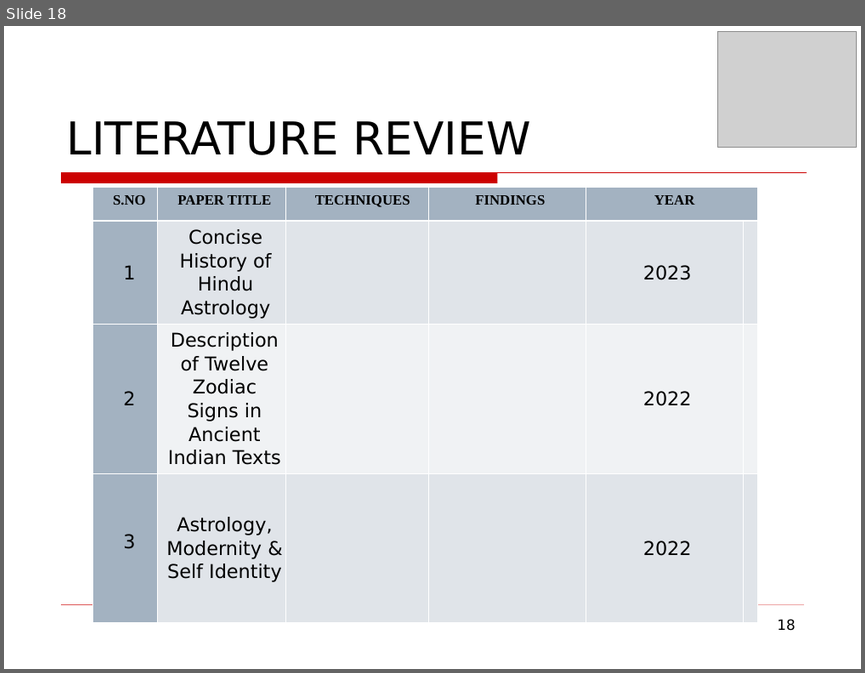
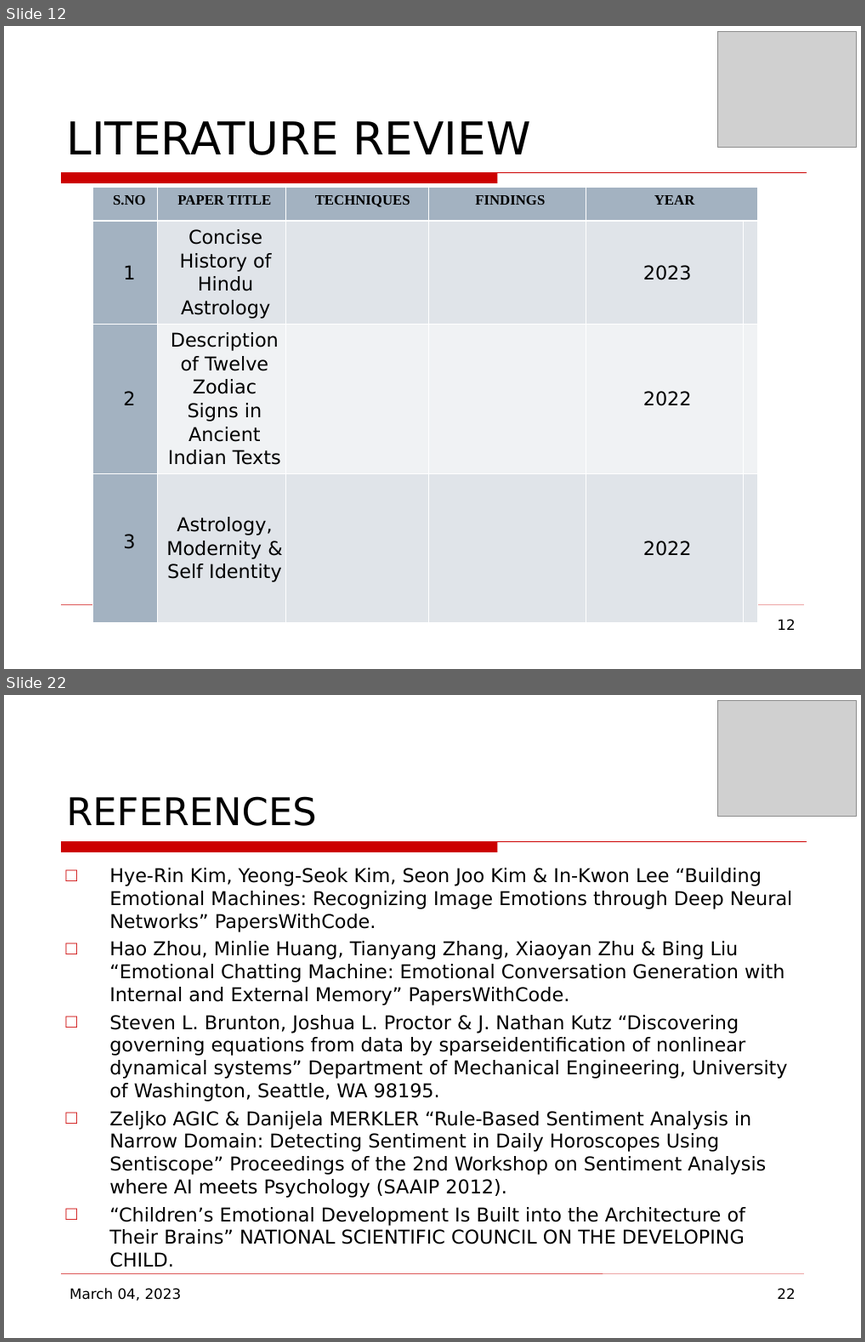
Before and after one commit to mohitlabs/Research, a slide deck: Emotionally Intelligent Machines(EIM's) & Sentiment Synthesis based on Ancient Vedic Astrology/Conference Paper.odp. Shown one above the other, each under a label of ours: slide 18 before the commit, slides 12 and 22 after it; the slides between them are not shown. The pictures are 865x673 and 865x1342 pixels, drawn with LibreOffice and Linux fonts; fonts in the diff are those of the drawing; grey boxes stand for pictures; background and template pictures are left out. Boxes give left, top, right and bottom in pixels: in the first picture for what was removed or moved away, otherwise in the second. Text is boxed around its words. In the diff, an @@ line names an element or a change of style, - is before the commit and + after.

```diff
--- a/Emotionally Intelligent Machines(EIM's) & Sentiment Synthesis based on Ancient Vedic Astrology/Conference Paper.odp
+++ b/Emotionally Intelligent Machines(EIM's) & Sentiment Synthesis based on Ancient Vedic Astrology/Conference Paper.odp
@@ slide 22 added at (4,695,861,1338), background picture (left out); not listed: 2 template elements that a slide beside it also shows @@
@@ picture added at (718,701,856,817) @@
@@ title added at (66,796,316,826), 32 pt, text #000000 @@
+REFERENCES
@@ text added at (109,868,793,1267), 16 pt, text #000000 @@
+□ Hye-Rin Kim, Yeong-Seok Kim, Seon Joo Kim & In-Kwon Lee “Building Emotional Machines: Recognizing Image Emotions through Deep Neural Networks” PapersWithCode.
+□ Hao Zhou, Minlie Huang, Tianyang Zhang, Xiaoyan Zhu & Bing Liu “Emotional Chatting Machine: Emotional Conversation Generation with Internal and External Memory” PapersWithCode.
+□ Steven L. Brunton, Joshua L. Proctor & J. Nathan Kutz “Discovering governing equations from data by sparseidentification of nonlinear dynamical systems” Department of Mechanical Engineering, University of Washington, Seattle, WA 98195.
+□ Zeljko AGIC & Danijela MERKLER “Rule-Based Sentiment Analysis in Narrow Domain: Detecting Sentiment in Daily Horoscopes Using Sentiscope” Proceedings of the 2nd Workshop on Sentiment Analysis where AI meets Psychology (SAAIP 2012).
+□ “Children’s Emotional Development Is Built into the Architecture of Their Brains” NATIONAL SCIENTIFIC COUNCIL ON THE DEVELOPING CHILD.
@@ text added at (69,1287,182,1300), 12 pt, text #000000 @@
+March 04, 2023
@@ page number added at (777,1287,794,1299), 12 pt, text #000000 @@
+22
@@ what was slide 18 is now slide 12 @@
@@ page number at (777,618,794,630): text changed @@
-18
+12
```
Also in this commit, not shown: 8 slides changed, 2 other slides added, 6 slides removed, 2 other files.
